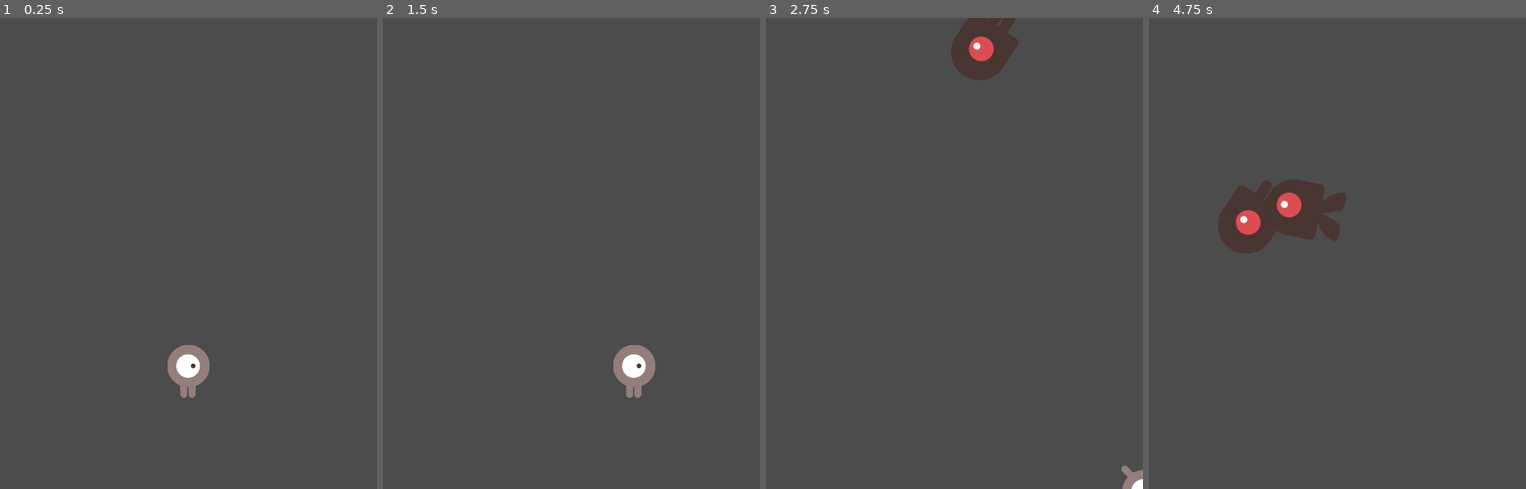
Above: before the commit, frames 1-4 (left to right).
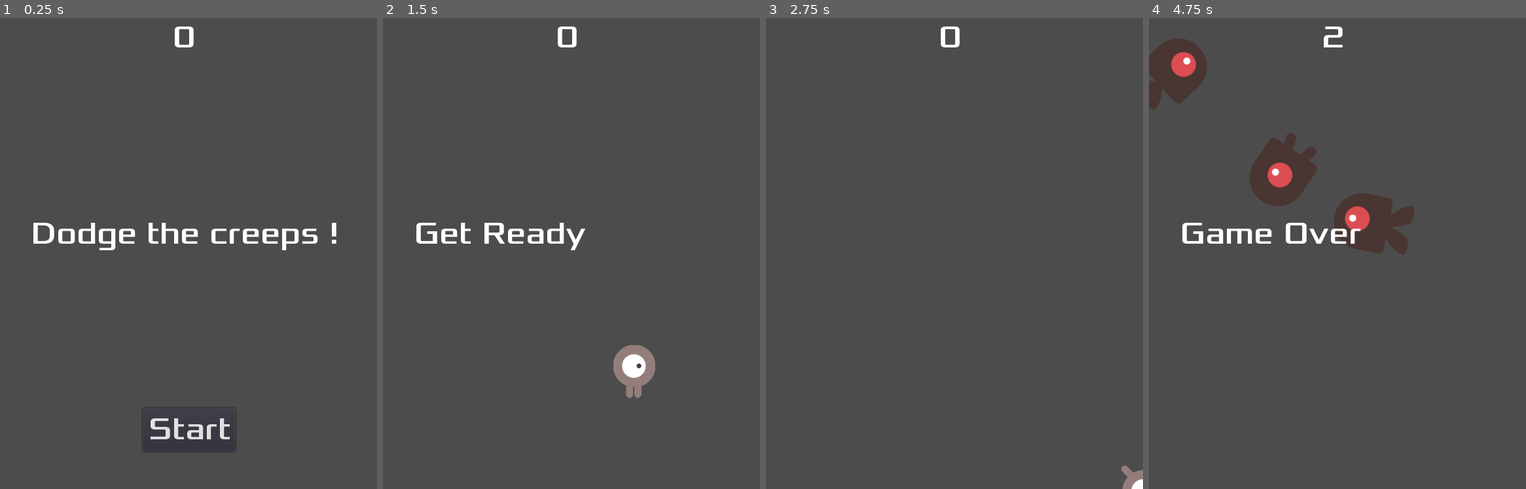
Above: after the commit, the same moments.

Repository: Nsy/godot2dTuto
Game: Godot game, scene res://Main.tscn
Two runs of this game, one before a commit and one after it. Both use one fixed random seed, a clock stepped at 60 frames per second and the inputs below.
Inputs (mouse positions are in pixels of both pictures, inside the frame that each line leads up to):
- Up to frame 1 (0.25 s): no input
- Up to frame 2 (1.5 s): click (571, 427) at 0.5 s, where only the run after the commit has a clickable "Start"; tap Enter at 1.25 s; hold Right (move_right) from 1.28 s (still down)
- Up to frame 3 (2.75 s): release Right (move_right) at 2.03 s; hold Down (move_down) from 2.03 s (still down)
- Up to frame 4 (4.75 s): release Down (move_down) at 2.78 s; hold Right (move_right) 2.78-3.53 s; hold Up (move_up) 3.53-4.28 s; hold Left (move_left) from 4.28 s (still down)

The runs differ from the first frame. In frame 1, 2.9% of the frame differs, in the area x 8-90%, y 1-93%; in frame 2, 1.0%; in frame 3, 1.8%; in frame 4, 8.3%, in the area x 0-71%, y 1-51%.

Commit message:
https://docs.godotengine.org/en/stable/getting_started/first_2d_game/06.heads_up_display.html

Diff:
--- /dev/null
+++ b/app/HUD.gd
@@ -0,0 +1,35 @@
+extends CanvasLayer
+
+# emet le signal de start game
+signal start_game
+
+# Called when the node enters the scene tree for the first time.
+func _ready():
+	pass # Replace with function body.
+
+func show_message(text):
+	$Message.text = text
+	$Message.show()
+	$MessageTimer.start()
+
+func show_game_over():
+	show_message("Game Over")
+	# Wait until the MessageTimer has counted down.
+	yield($MessageTimer, "timeout")
+
+	$Message.text = "Dodge the\nCreeps!"
+	$Message.show()
+	# Make a one-shot timer and wait for it to finish.
+	yield(get_tree().create_timer(1), "timeout")
+	$StartButton.show()
+
+func update_score(score):
+	$ScoreLabel.text = str(score)
+
+
+func _on_MessageTimer_timeout():
+	$Message.hide()
+
+func _on_StartButton_pressed():
+	$StartButton.hide()
+	emit_signal("start_game")
--- /dev/null
+++ b/app/HUD.tscn
@@ -0,0 +1,52 @@
+[gd_scene load_steps=4 format=2]
+
+[ext_resource path="res://fonts/Xolonium-Regular.ttf" type="DynamicFontData" id=1]
+[ext_resource path="res://HUD.gd" type="Script" id=2]
+
+[sub_resource type="DynamicFont" id=1]
+size = 40
+font_data = ExtResource( 1 )
+
+[node name="HUD" type="CanvasLayer"]
+script = ExtResource( 2 )
+
+[node name="ScoreLabel" type="Label" parent="."]
+anchor_left = 0.5
+anchor_right = 0.5
+margin_left = -20.0
+margin_right = 20.0
+margin_bottom = 49.0
+custom_fonts/font = SubResource( 1 )
+text = "0"
+
+[node name="Message" type="Label" parent="."]
+anchor_left = 0.5
+anchor_top = 0.5
+anchor_right = 0.5
+anchor_bottom = 0.5
+margin_left = -201.5
+margin_top = -50.5
+margin_right = 201.5
+margin_bottom = 50.5
+custom_fonts/font = SubResource( 1 )
+text = "Dodge the creeps !
+"
+
+[node name="StartButton" type="Button" parent="."]
+anchor_left = 0.5
+anchor_top = 1.0
+anchor_right = 0.5
+anchor_bottom = 1.0
+margin_left = -58.5
+margin_top = -103.0
+margin_right = 58.5
+margin_bottom = -48.0
+custom_fonts/font = SubResource( 1 )
+text = "Start"
+
+[node name="MessageTimer" type="Timer" parent="."]
+wait_time = 2.0
+one_shot = true
+
+[connection signal="pressed" from="StartButton" to="." method="_on_StartButton_pressed"]
+[connection signal="timeout" from="MessageTimer" to="." method="_on_MessageTimer_timeout"]
--- a/app/Main.gd
+++ b/app/Main.gd
@@ -2,20 +2,22 @@
 
 # dans l'inspector de "Main" on peut voir un "Mob Scene" et selectionner le Mob.tscn
 export(PackedScene) var mob_scene # to allow us to choose the Mob scene we want to instance.
-var score
+var score = 0
 
 # Called when the node enters the scene tree for the first time.
 func _ready():
 	randomize()
-	new_game()
 
 # lié au signal "hit" de la scene "Player" instancié dans la scene "Main"
 func game_over():
 	$ScoreTimer.stop()
 	$MobTimer.stop()
+	$HUD.show_game_over()
 
 func new_game():
 	score = 0
+	# The call_group() function calls the named function on every node in a group
+	get_tree().call_group("mobs", "queue_free")
 	$Player.start($StartPosition.position)
 	$StartTimer.start()
 
@@ -48,7 +50,14 @@
 
 func _on_ScoreTimer_timeout():
 	score = score + 1
+	$HUD.update_score(score)
 
 func _on_StartTimer_timeout():
 	$MobTimer.start()
 	$ScoreTimer.start()
+
+
+func _on_HUD_start_game():
+	$HUD.update_score(score)
+	$HUD.show_message("Get Ready")
+	new_game();
--- a/app/Main.tscn
+++ b/app/Main.tscn
@@ -1,8 +1,9 @@
-[gd_scene load_steps=5 format=2]
+[gd_scene load_steps=6 format=2]
 
 [ext_resource path="res://Main.gd" type="Script" id=1]
 [ext_resource path="res://Player.tscn" type="PackedScene" id=2]
 [ext_resource path="res://Mob.tscn" type="PackedScene" id=3]
+[ext_resource path="res://HUD.tscn" type="PackedScene" id=4]
 
 [sub_resource type="Curve2D" id=1]
 _data = {
@@ -12,6 +13,8 @@
 [node name="Main" type="Node"]
 script = ExtResource( 1 )
 mob_scene = ExtResource( 3 )
+
+[node name="HUD" parent="." instance=ExtResource( 4 )]
 
 [node name="Player" parent="." instance=ExtResource( 2 )]
 
@@ -34,6 +37,7 @@
 position = Vector2( 479, 2 )
 rotation = 1.56749
 
+[connection signal="start_game" from="HUD" to="." method="_on_HUD_start_game"]
 [connection signal="hit" from="Player" to="." method="game_over"]
 [connection signal="timeout" from="MobTimer" to="." method="_on_MobTimer_timeout"]
 [connection signal="timeout" from="ScoreTimer" to="." method="_on_ScoreTimer_timeout"]
--- a/app/Mob.tscn
+++ b/app/Mob.tscn
@@ -30,7 +30,7 @@
 radius = 29.0
 height = 18.0
 
-[node name="Mob" type="RigidBody2D"]
+[node name="Mob" type="RigidBody2D" groups=["mobs"]]
 collision_mask = 0
 gravity_scale = 0.0
 script = ExtResource( 7 )
